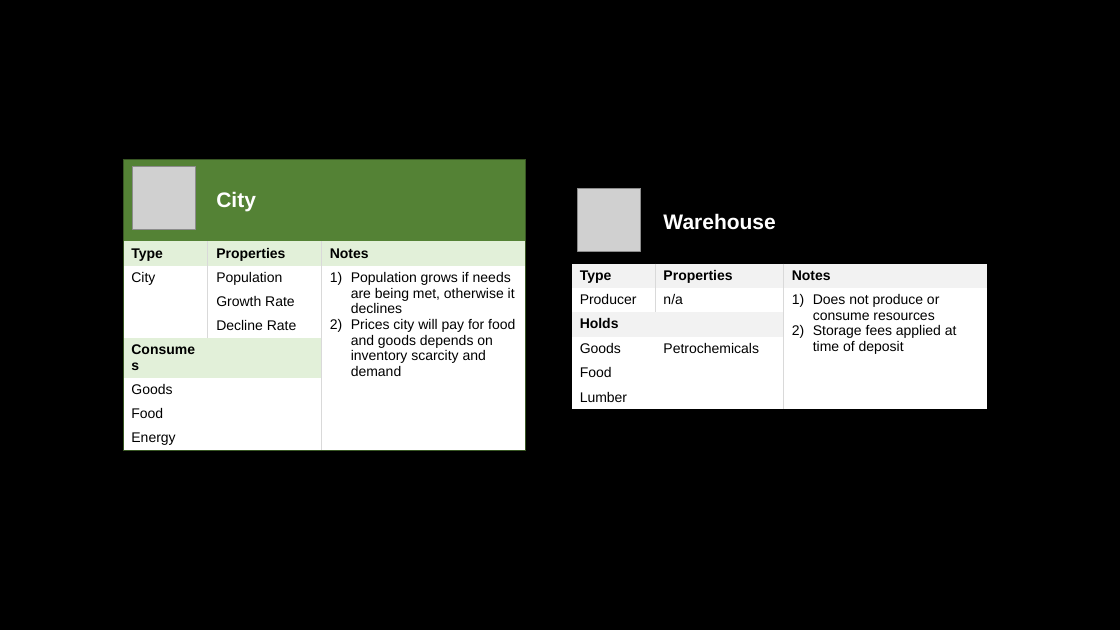
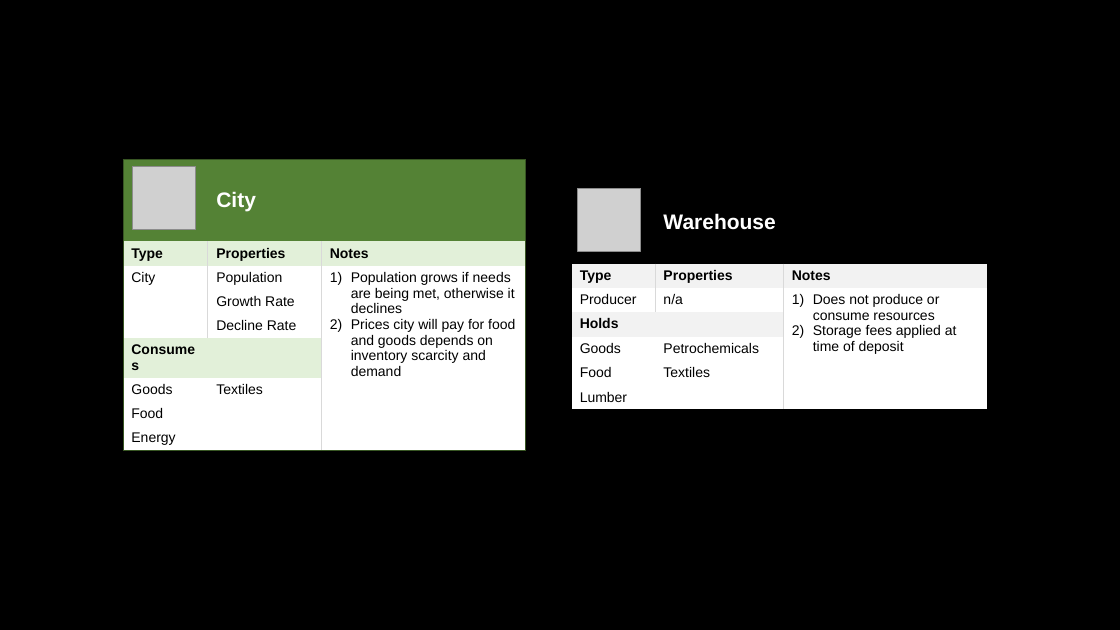
Before and after one commit to maana-io/maana-sim-logistics, a slide deck: slide 3 of v3/assets/wiki-assets/Entities.pptx. Drawn at 1120x630 pixels with LibreOffice and Linux fonts; fonts in the diff are those of the drawing; grey boxes stand for pictures. Boxes give left, top, right and bottom in pixels: in the first picture for what was removed or moved away, otherwise in the second. Text is boxed around its words. In the diff, an @@ line names an element or a change of style, - is before the commit and + after.

```diff
--- a/v3/assets/wiki-assets/Entities.pptx
+++ b/v3/assets/wiki-assets/Entities.pptx
@@ table at [123, 160, 525, 449] @@
-row 7, column 2: 
+row 7, column 2: Textiles
@@ table at [571, 181, 988, 414] @@
-row 6, column 2: 
+row 6, column 2: Textiles
```
